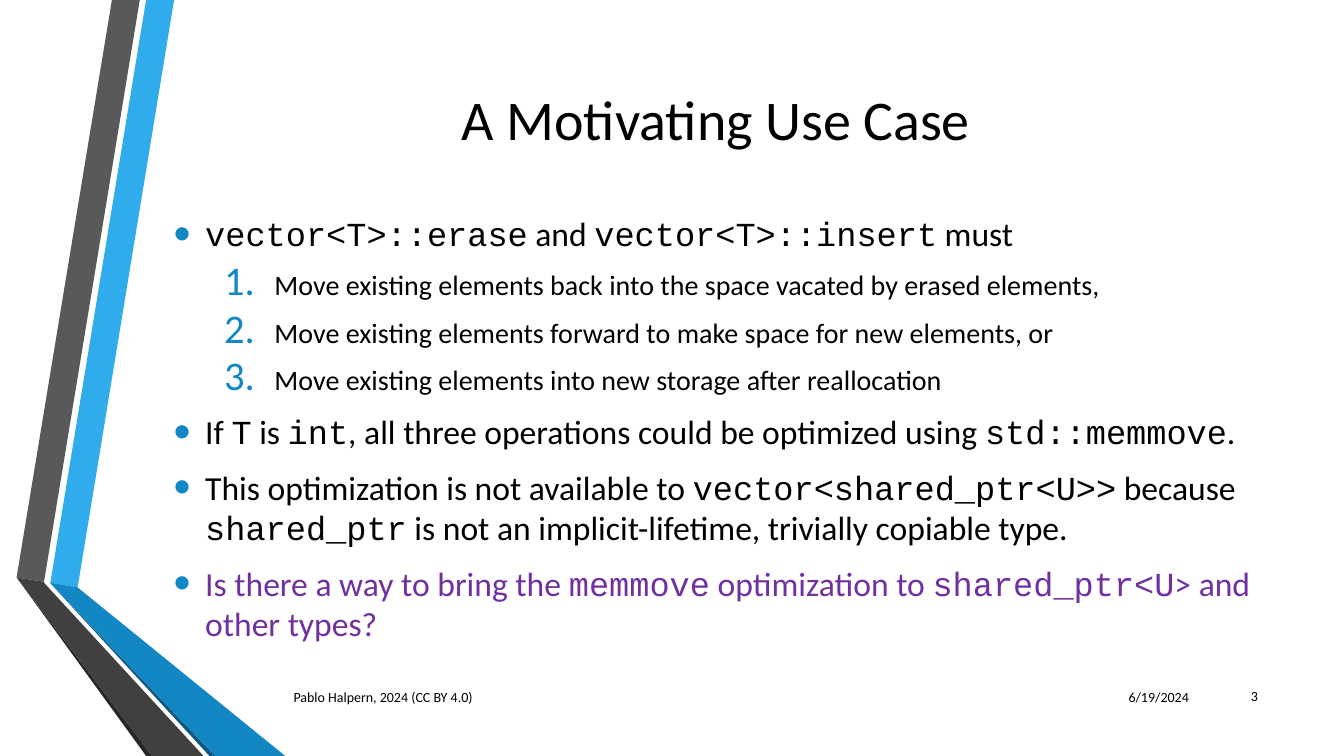
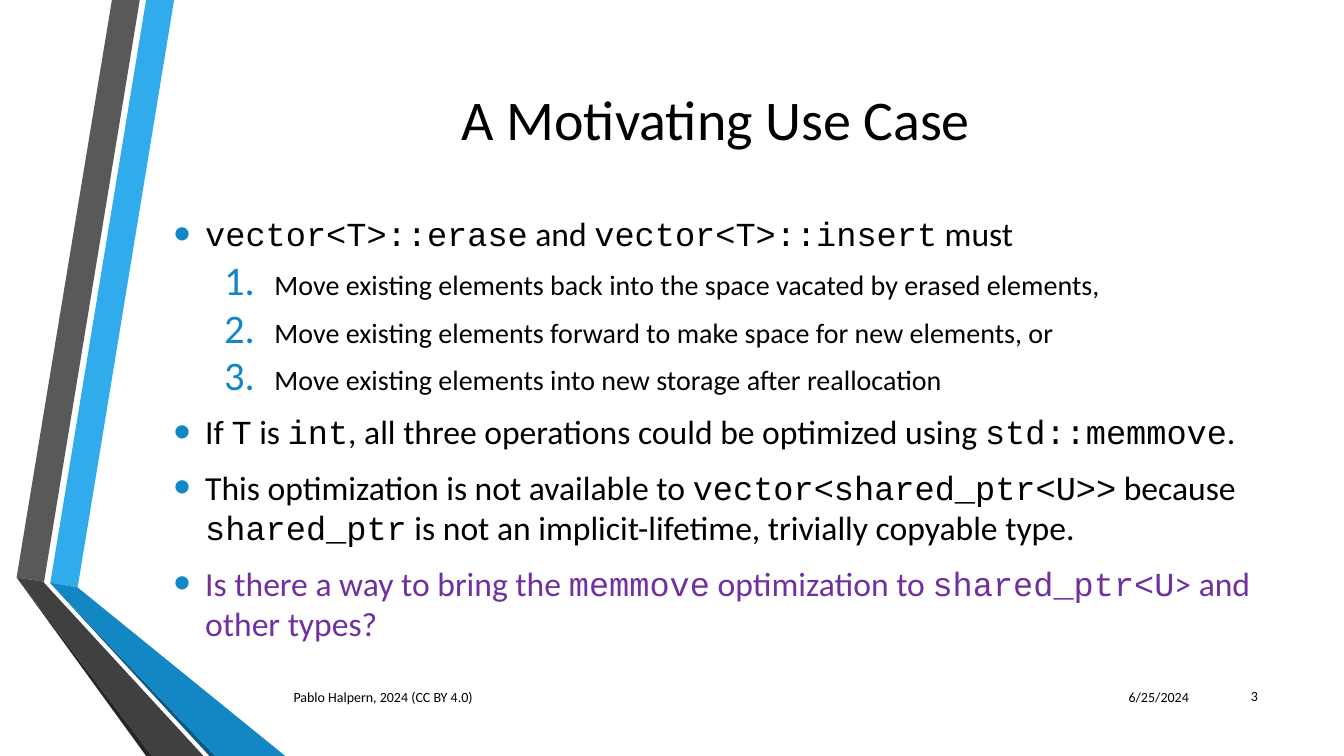
Before and after one commit to phalpern/WG21-halpern, a slide deck: slide 3 of relocate/Trivial Relocation - St. Louis 06-2024.pptx. Drawn at 1344x756 pixels with LibreOffice and Linux fonts; fonts in the diff are those of the drawing; background and template pictures are left out. Boxes give left, top, right and bottom in pixels: in the first picture for what was removed or moved away, otherwise in the second. Text is boxed around its words. In the diff, an @@ line names an element or a change of style, - is before the commit and + after.

```diff
--- a/relocate/Trivial Relocation - St. Louis 06-2024.pptx
+++ b/relocate/Trivial Relocation - St. Louis 06-2024.pptx
@@ text at [205,475,1236,547]: text changed @@
-• This optimization is not available to vector<shared_ptr<U>> because shared_ptr is not an implicit-lifetime, trivially copiable type.
+• This optimization is not available to vector<shared_ptr<U>> because shared_ptr is not an implicit-lifetime, trivially copyable type.
@@ text at [1129,692,1189,703]: text changed @@
-6/19/2024
+6/25/2024
```
Also in this commit, not shown: 44 other slides changed.
